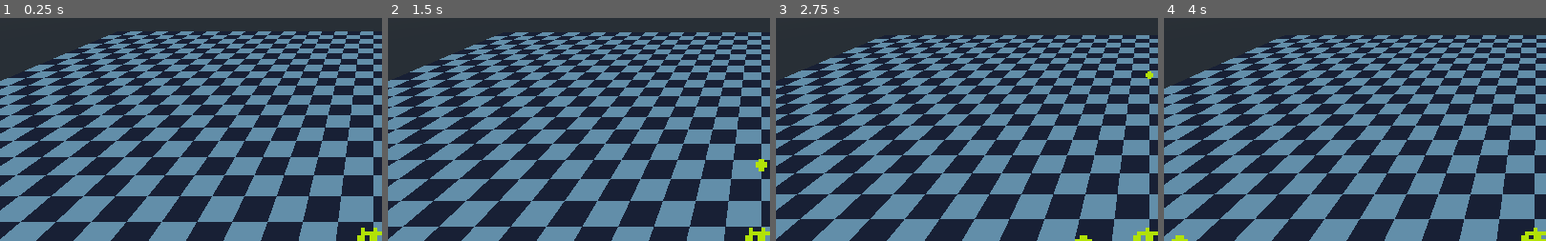
Above: before the commit, frames 1-4 (left to right).
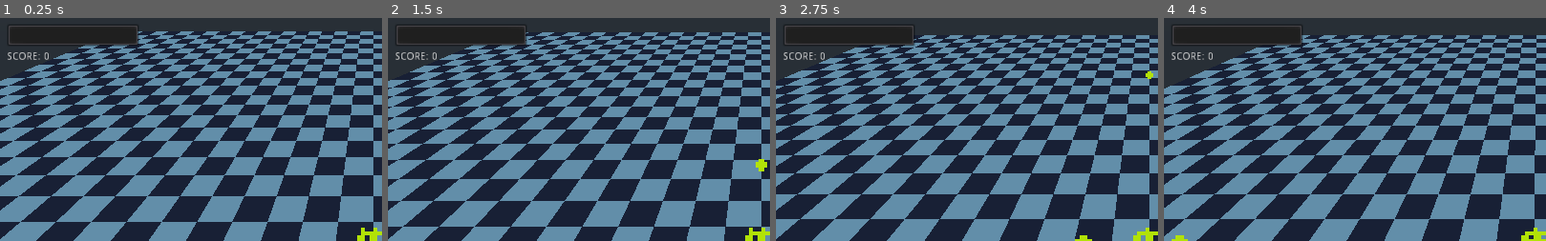
Above: after the commit, the same moments.

Repository: hellocld/trijam-64
Game: Godot game, scene res://Scenes/Game.tscn
Same seed, same stepped clock (60 frames per second), same inputs: the game is played once before the commit and once after it.
Inputs:
- Up to frame 1 (0.25 s): no input
- Up to frame 2 (1.5 s): tap Enter at 0.5 s; hold Z (player_fire) 0.53-1.28 s; hold Up (player_up) from 0.53 s (still down); tap Space at 1.25 s; tap Z (player_fire) at 1.35 s
- Up to frame 3 (2.75 s): release Up (player_up) at 2.03 s; hold Left (player_left) from 2.03 s (still down); hold Z (player_fire) from 2.03 s (still down)
- Up to frame 4 (4 s): tap Enter at 2.75 s; release Z (player_fire) at 2.78 s; tap Z (player_fire) at 2.85 s; release Left (player_left) at 3.53 s; hold Down (player_down) from 3.53 s (still down); hold Z (player_fire) from 3.53 s (still down)
The pictures show only the part of the screen within x 1-51%, y 2-52%; the shares and areas given below are measured in that part.

The runs differ from the first frame. In frame 1, 0.8% of the frame differs, in the area x 2-37%, y 3-19%; in frame 2, 0.8%; in frame 3, 0.8%; in frame 4, 0.7%.

Commit message:
Added sounds, score, UI stuff. Done :P

Diff:
--- a/Entities/Enemy.gd
+++ b/Entities/Enemy.gd
@@ -1,4 +1,6 @@
 extends KinematicBody
+
+signal dead
 
 enum State { IDLE, MOVING, ATTACKING }
 var state = State.IDLE
@@ -18,12 +20,10 @@
 	match state:
 		State.IDLE:
 			if attack_cooldown.get_time_left() <= 0:
-				print("to State.MOVING")
 				state = State.MOVING
 		State.MOVING:
 			var dist_to_target = transform.origin.distance_to(target.transform.origin)
 			if attack_cooldown.get_time_left() <= 0 && dist_to_target < attack_dist:
-				print_debug("to State.MOVING")
 				state = State.ATTACKING
 			var move_dir = (target.transform.origin - transform.origin).normalized()
 			if move_dir.x < 0:
@@ -32,17 +32,19 @@
 				sprite.flip_h = false
 			move_and_slide(move_dir * speed * delta, Vector3.UP)
 		State.ATTACKING:
+			$AudioStreamPlayer3D.play()
 			target.take_damage()
 			attack_cooldown.start()
 			state = State.IDLE
-			print_debug("to State.IDLE")
 
 
 func take_damage():
 	health -= 1
 	if health <= 0:
+		emit_signal("dead")
 		queue_free()
 
 
 func game_over():
+	print("Enemy game over")
 	target = null
--- a/Entities/Enemy.tscn
+++ b/Entities/Enemy.tscn
@@ -1,7 +1,8 @@
-[gd_scene load_steps=4 format=2]
+[gd_scene load_steps=5 format=2]
 
 [ext_resource path="res://Sprites/Player.png" type="Texture" id=1]
 [ext_resource path="res://Entities/Enemy.gd" type="Script" id=2]
+[ext_resource path="res://Audio/Hit_Hurt2.wav" type="AudioStream" id=3]
 
 [sub_resource type="CylinderShape" id=1]
 radius = 0.5
@@ -29,3 +30,6 @@
 [node name="AttackCooldown" type="Timer" parent="."]
 one_shot = true
 autostart = true
+
+[node name="AudioStreamPlayer3D" type="AudioStreamPlayer3D" parent="."]
+stream = ExtResource( 3 )
--- a/Entities/Player.gd
+++ b/Entities/Player.gd
@@ -1,12 +1,14 @@
 extends KinematicBody
 
 signal dead
+signal damaged
 
 export(PackedScene) var fireball
 export var speed = 30
 var input:Vector2
 
 var health = 3
+onready var max_health:float = health
 
 onready var sprite = $"Sprite3D"
 
@@ -35,9 +37,10 @@
 
 func take_damage():
 	health -= 1
+	emit_signal("damaged", (health/float(max_health)) * 100)
 	if health <= 0:
+		print("Dead")
 		emit_signal("dead")
-		queue_free()
 
 
 func _on_FireTimer_timeout():
@@ -54,8 +57,8 @@
 		if dir == Vector3.ZERO:
 			return
 		dir = dir.normalized()
-		print(dir)
 		var f = fireball.instance() as Fireball
 		get_tree().root.add_child(f)
 		f.transform.origin = transform.origin
 		f.dir = dir
+		$AudioStreamPlayer3D.play()
--- a/Entities/Player.tscn
+++ b/Entities/Player.tscn
@@ -1,8 +1,9 @@
-[gd_scene load_steps=5 format=2]
+[gd_scene load_steps=6 format=2]
 
 [ext_resource path="res://Sprites/Player.png" type="Texture" id=1]
 [ext_resource path="res://Entities/Player.gd" type="Script" id=2]
 [ext_resource path="res://Entities/PlayerFireball.tscn" type="PackedScene" id=3]
+[ext_resource path="res://Audio/Shoot.wav" type="AudioStream" id=4]
 
 [sub_resource type="CylinderShape" id=1]
 radius = 0.5
@@ -27,4 +28,7 @@
 [node name="FireTimer" type="Timer" parent="."]
 wait_time = 0.5
 autostart = true
+
+[node name="AudioStreamPlayer3D" type="AudioStreamPlayer3D" parent="."]
+stream = ExtResource( 4 )
 [connection signal="timeout" from="FireTimer" to="." method="_on_FireTimer_timeout"]
--- /dev/null
+++ b/HUD.gd
@@ -0,0 +1,18 @@
+extends Control
+signal restart_game
+
+func set_score(var score):
+	$"Score".text = "SCORE: %d" % score
+
+
+func set_health(var health):
+	$"Health".value = health
+
+
+func game_over():
+	$GameOver.visible = true
+	$Button.visible = true
+
+
+func _on_Button_pressed():
+	emit_signal("restart_game")
--- /dev/null
+++ b/HUD.tscn
@@ -0,0 +1,57 @@
+[gd_scene load_steps=2 format=2]
+
+[ext_resource path="res://HUD.gd" type="Script" id=1]
+
+[node name="HUD" type="Control"]
+anchor_right = 1.0
+anchor_bottom = 1.0
+script = ExtResource( 1 )
+__meta__ = {
+"_edit_use_anchors_": false
+}
+
+[node name="Score" type="Label" parent="."]
+margin_left = 21.0527
+margin_top = 58.0527
+margin_right = 198.053
+margin_bottom = 97.0527
+text = "SCORE: 0"
+
+[node name="Health" type="ProgressBar" parent="."]
+margin_left = 21.0527
+margin_top = 21.0527
+margin_right = 198.053
+margin_bottom = 51.0527
+value = 100.0
+percent_visible = false
+
+[node name="Button" type="Button" parent="."]
+visible = false
+anchor_left = 0.5
+anchor_top = 0.5
+anchor_right = 0.5
+anchor_bottom = 0.5
+margin_left = -38.5
+margin_top = 35.0
+margin_right = 38.5
+margin_bottom = 55.0
+text = "Play Again"
+__meta__ = {
+"_edit_use_anchors_": false
+}
+
+[node name="GameOver" type="Label" parent="."]
+visible = false
+anchor_left = 0.5
+anchor_top = 0.5
+anchor_right = 0.5
+anchor_bottom = 0.5
+margin_left = -38.0
+margin_top = -7.0
+margin_right = 38.0
+margin_bottom = 7.0
+text = "GAME OVER"
+__meta__ = {
+"_edit_use_anchors_": false
+}
+[connection signal="pressed" from="Button" to="." method="_on_Button_pressed"]
--- a/Scenes/Game.gd
+++ b/Scenes/Game.gd
@@ -1,26 +1,43 @@
 extends Spatial
-
-onready var player_node:KinematicBody = $"Player"
+signal game_over
 
 export(PackedScene) var enemy
 export var size:Vector2
 
 var rng:RandomNumberGenerator
+var score = 0
 
 func _ready():
 	rng = RandomNumberGenerator.new()
-	player_node.connect("dead", self, "game_over")
-	$GameCam.target = player_node
+	$Player.connect("dead", self, "game_over")
+	$GameCam.target = $Player
+	$Player.connect("damaged", $HUD, "set_health")
+	$HUD.connect("restart_game", self, "restart")
 
-func _game_over():
+func game_over():
+	print("Game over")
+	emit_signal("game_over")
 	$GameCam.target = null
 	$Enemy.target = null
+	$HUD.game_over()
+	$TimerSpawn.stop()
+	$Player.queue_free()
 
 
 func _on_TimerSpawn_timeout():
 	print("Spawning enemy")
 	var e = enemy.instance()
-	e.target = player_node
+	e.target = $Player
+	e.connect("dead", self, "add_score")
 	connect("game_over", e, "game_over")
 	add_child(e)
 	e.transform.origin = Vector3(rng.randi_range(-size.x/2, size.x/2), 0, rng.randi_range(-size.y/2, size.y/2))
+
+
+func restart():
+	get_tree().reload_current_scene()
+
+
+func add_score():
+	score += 100
+	$HUD.set_score(score)
--- a/Scenes/Game.tscn
+++ b/Scenes/Game.tscn
@@ -1,10 +1,11 @@
-[gd_scene load_steps=8 format=2]
+[gd_scene load_steps=9 format=2]
 
 [ext_resource path="res://Entities/Player.tscn" type="PackedScene" id=1]
 [ext_resource path="res://Entities/Enemy.tscn" type="PackedScene" id=2]
 [ext_resource path="res://Sprites/Checker.png" type="Texture" id=3]
 [ext_resource path="res://Scenes/GameCam.gd" type="Script" id=4]
 [ext_resource path="res://Scenes/Game.gd" type="Script" id=5]
+[ext_resource path="res://HUD.tscn" type="PackedScene" id=6]
 
 [sub_resource type="SpatialMaterial" id=1]
 albedo_texture = ExtResource( 3 )
@@ -35,6 +36,7 @@
 }
 
 [node name="TimerSpawn" type="Timer" parent="."]
-wait_time = 10.0
 autostart = true
+
+[node name="HUD" parent="." instance=ExtResource( 6 )]
 [connection signal="timeout" from="TimerSpawn" to="." method="_on_TimerSpawn_timeout"]
Not shown, added: Audio/Hit_Hurt2.wav.import
Not shown, added: Audio/Shoot.wav.import
Not shown, added: Audio/Hit_Hurt2.wav
Not shown, added: Audio/Shoot.wav
